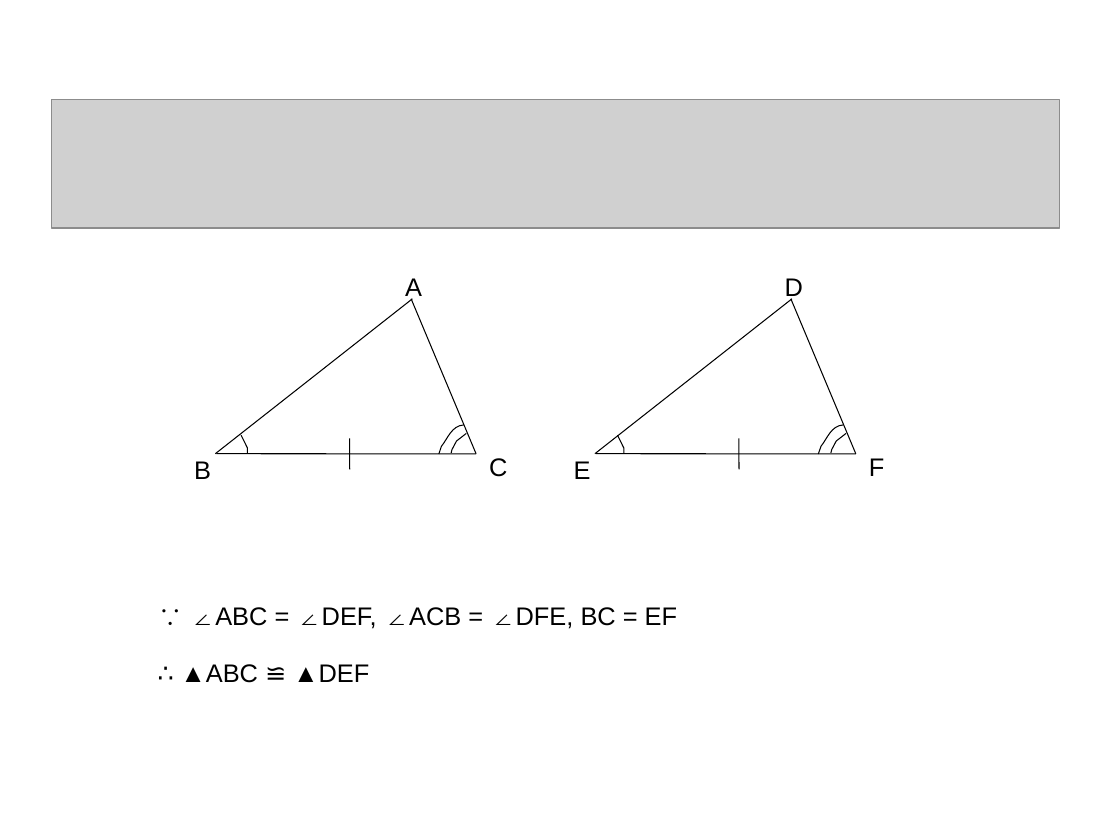
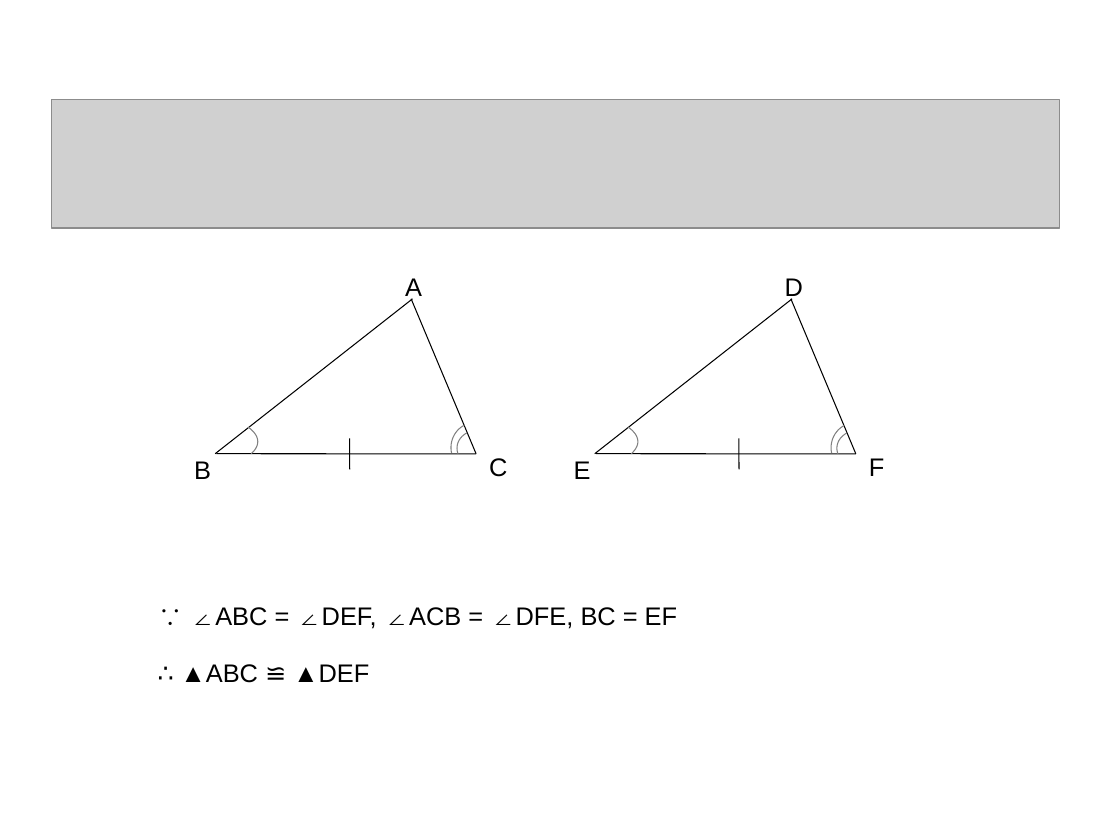
Before and after one commit to ericzhang/english-math, a slide deck: slide 9 of math/grade-7-下/7下数学北师大版-unit-4-三角形.ppt. Drawn at 1120x840 pixels with LibreOffice and Linux fonts; fonts in the diff are those of the drawing; grey boxes stand for pictures. Boxes give left, top, right and bottom in pixels: in the first picture for what was removed or moved away, otherwise in the second. Text is boxed around its words. In the diff, an @@ line names an element or a change of style, - is before the commit and + after.

```diff
--- a/math/grade-7-下/7下数学北师大版-unit-4-三角形.ppt
+++ b/math/grade-7-下/7下数学北师大版-unit-4-三角形.ppt
@@ freeform shape resized from (x1=618, y1=435, x2=624, y2=454) to (x1=248, y1=427, x2=257, y2=453) @@
@@ outline #000000 0.74 pt to #808080 0.74 pt in 6 elements at (x1=831, y1=426, x2=845, y2=453), (x1=457, y1=433, x2=468, y2=454), (x1=629, y1=427, x2=638, y2=453), (x1=837, y1=433, x2=848, y2=453), (x1=248, y1=427, x2=257, y2=453), (x1=451, y1=425, x2=464, y2=452) @@
@@ freeform shape resized from (x1=439, y1=425, x2=464, y2=454) to (x1=451, y1=425, x2=464, y2=452) @@
@@ freeform shape resized from (x1=241, y1=435, x2=247, y2=454) to (x1=457, y1=433, x2=468, y2=454) @@
@@ freeform shape resized from (x1=451, y1=434, x2=466, y2=453) to (x1=629, y1=427, x2=638, y2=453) @@
@@ freeform shape resized from (x1=819, y1=425, x2=845, y2=454) to (x1=831, y1=426, x2=845, y2=453) @@
@@ freeform shape resized from (x1=831, y1=434, x2=847, y2=453) to (x1=837, y1=433, x2=848, y2=453) @@
```
Also in this commit, not shown: 1 other slide changed, 35 other files.
